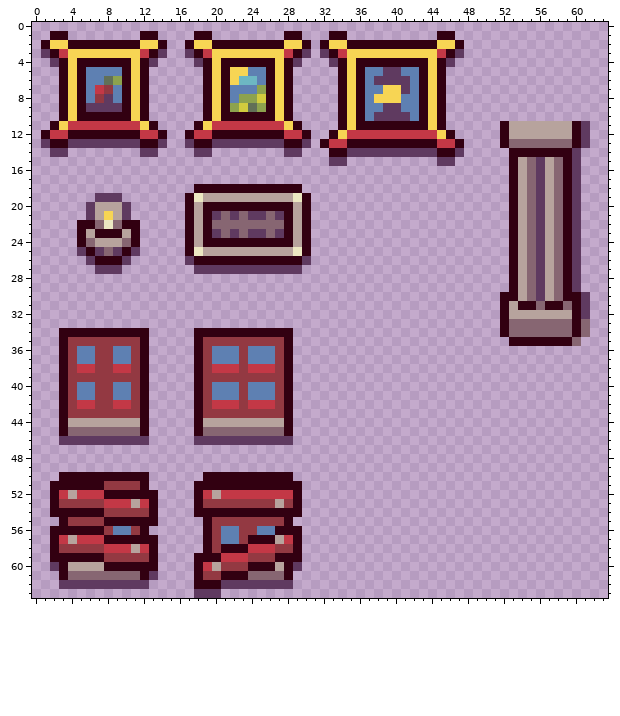
Two states of a pixel-art sprite, assets/sprites/tilesets/autumn/tileset_bricked_details.png. This is how it looked before the edit.
The file is 64x64 pixels.
After:
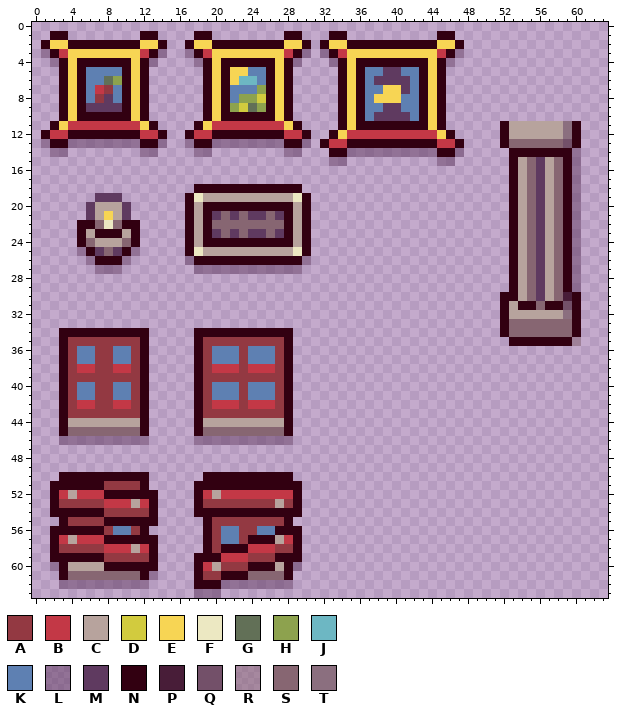
Palette (. is transparent): A #933942  B #c33846  C #b7a39d  D #d2cb3e  E #f7d554  F #ece8c2  G #627057  H #8da24e  J #6db7c3  K #5e80b2  L #5f3a607f  M #5f3a60  N #320011  P #481d38  Q #735069  R #8766727f  S #876672  T #8b6f7f
From old to new:
The edit turns colour M into colour L in row 3 at x 1, 14, 17, 30, 32 and 47; in row 4 at x 2, 13, 18, 29, 33 and 46; in row 13 at x 1, 4 to 11, 14, 17, 20 to 27 and 30; in row 14 at x 2 to 3, 12 to 13, 18 to 19, 28 to 29, 35 to 44, 47 and 60; in row 15 at x 33 to 34, 45 to 46 and 60; in rows 16 to 24 at x 60.
The edit turns colour M into colour L in row 25 at x 5, 11 and 60; in row 26 at x 6, 10, 17, 30 and 60; in row 27 at x 7 to 9, 18 to 29 and 60; in rows 28 to 29 at x 60; in row 46 at x 3 to 12 and 18 to 28; in row 60 at x 2 and 29.
The edit turns colour M into colour L in row 61 at x 13; in row 62 at x 3 to 12 and 21 to 28; in row 63 at x 18 to 20.
The edit turns colour N into colour P in row 30 at x 59.
The edit turns colour S into colour Q in row 13 at x 59; in row 31 at x 59.
The edit turns colour S into colour R in row 35 at x 60.
The edit turns colour C into colour T in rows 11 to 12 at x 59; in row 32 at x 59.
The author cleared colour M in rows 11 to 13 at x 61; in rows 30 to 32 at x 61.
The author cleared colour S in rows 33 to 34 at x 61.
